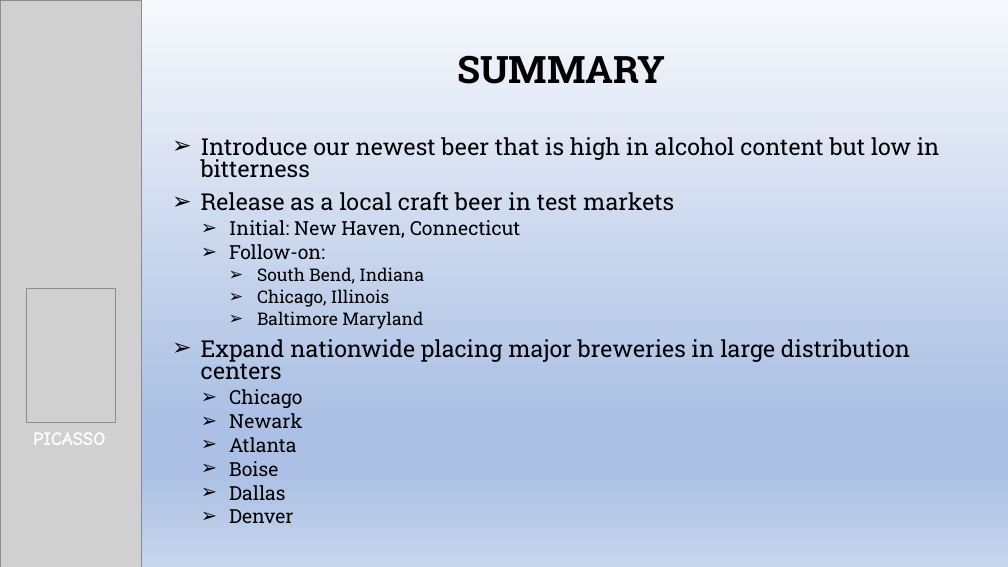
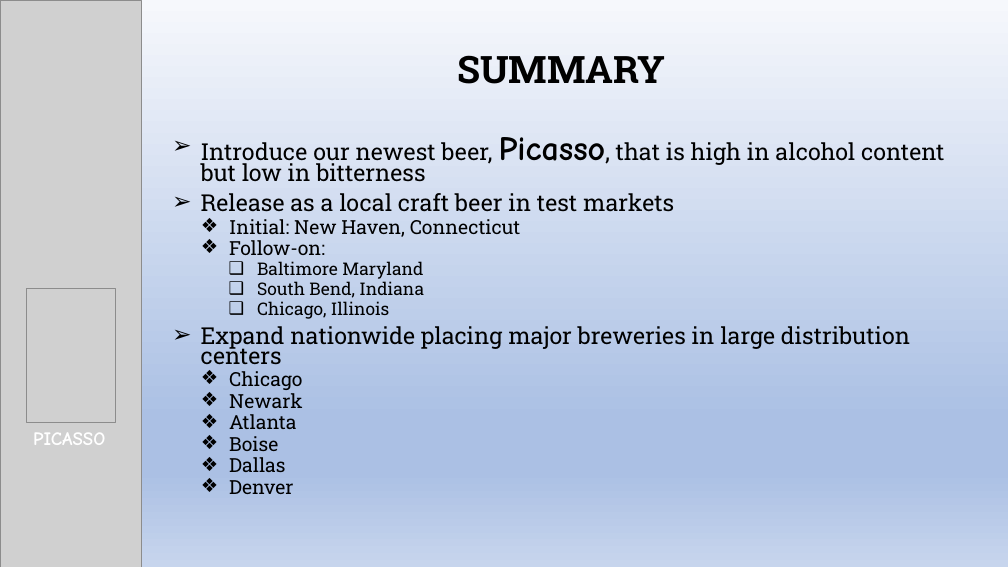
Before and after one commit to kjurekSMU/6306_JKT_Case_Study_1, a slide deck: slide 13 of Beer_Expansion_Project.pptx (slide 8 before the commit). Drawn at 1008x567 pixels with LibreOffice and Linux fonts; fonts in the diff are those of the drawing; grey boxes stand for pictures. Boxes give left, top, right and bottom in pixels: in the first picture for what was removed or moved away, otherwise in the second. Text is boxed around its words. In the diff, an @@ line names an element or a change of style, - is before the commit and + after.

Commit message:
Updated Presentation: 1. Intro wording 2. Maps 3. Added IN / IL info

```diff
--- a/Beer_Expansion_Project.pptx
+++ b/Beer_Expansion_Project.pptx
@@ subtitle at <box>201,137,945,182</box>: text changed @@
-➢ Introduce our newest beer that is high in alcohol content but low in bitterness
+➢ Introduce our newest beer, Picasso, that is high in alcohol content but low in bitterness
@@ subtitle at <box>201,193,910,494</box>: line spacing 0.8 to 0.7; bullet ➢ to ❖; bullet ➢ to ❑ @@
@@ subtitle at <box>257,261,423,279</box>: paragraph added @@
+    ❑ Baltimore Maryland
@@ subtitle at <box>257,311,423,329</box>: paragraph removed @@
-    ➢ Baltimore Maryland
```
Also in this commit, not shown: 7 other slides changed, 5 slides added.
